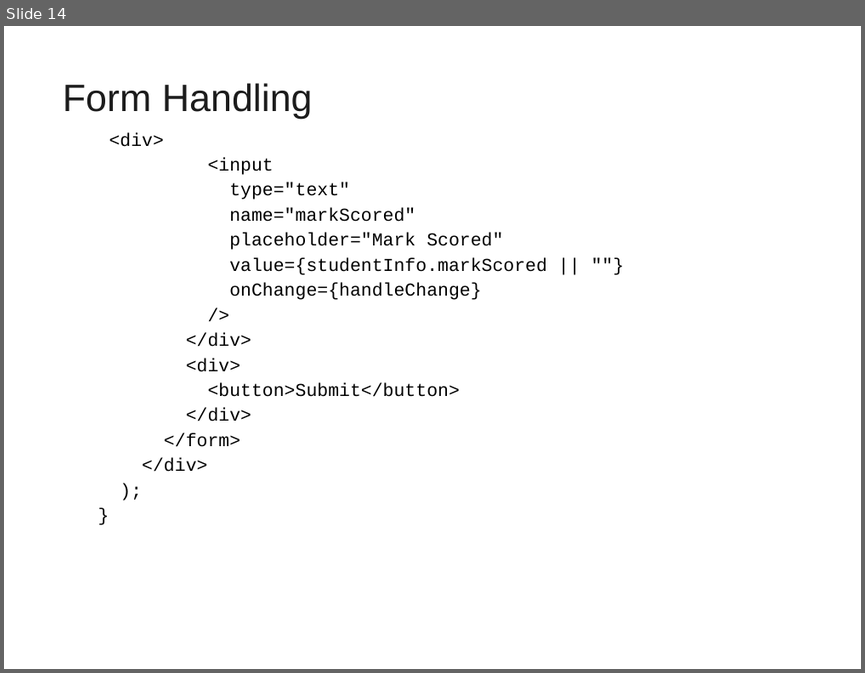
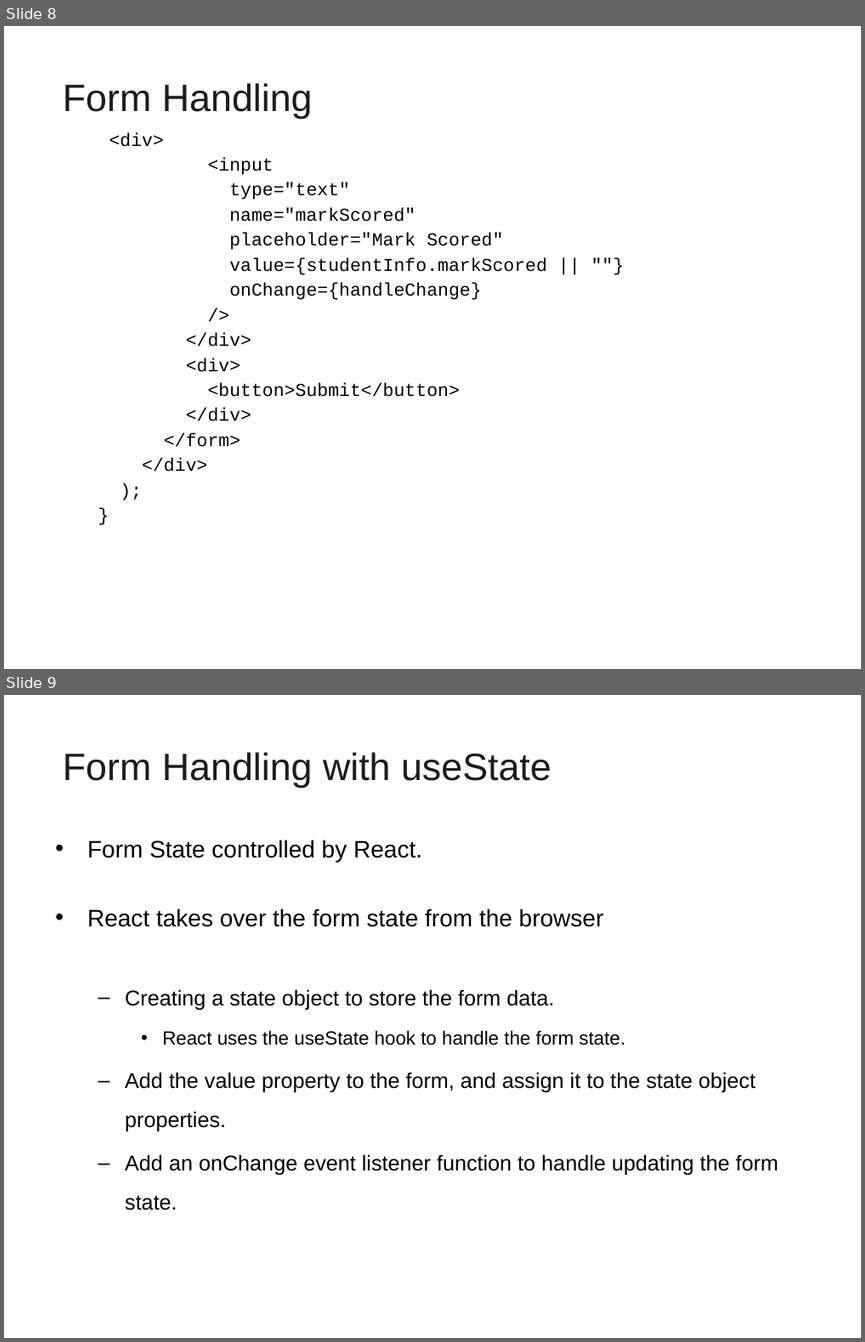
Before and after one commit to vatsanTraining/freshers_dec_2021, a slide deck: ReactJS_Module2.ppt. Shown one above the other, each under a label of ours: slide 14 before the commit, slides 8 and 9 after it. The pictures are 865x673 and 865x1342 pixels, drawn with LibreOffice and Linux fonts; fonts in the diff are those of the drawing; background and template pictures are left out. Boxes give left, top, right and bottom in pixels: in the first picture for what was removed or moved away, otherwise in the second. Text is boxed around its words. In the diff, an @@ line names an element or a change of style, - is before the commit and + after.

```diff
--- a/ReactJS_Module2.ppt
+++ b/ReactJS_Module2.ppt
@@ slide 9 added at (x1=4, y1=695, x2=861, y2=1338), background picture (left out) @@
@@ title added at (x1=63, y1=752, x2=551, y2=788), 32 pt, text #1C1C1C @@
+Form Handling with useState
@@ text added at (x1=87, y1=839, x2=778, y2=1210), 18 pt, text #000000 @@
+• Form State controlled by React.
+• React takes over the form state from the browser
+  – Creating a state object to store the form data.
+    • React uses the useState hook to handle the form state.
+  – Add the value property to the form, and assign it to the state object properties.
+  – Add an onChange event listener function to handle updating the form state.
@@ what was slide 14 is now slide 8 @@
```
Also in this commit, not shown: 1 slide changed, 17 other slides added, 5 slides removed.
